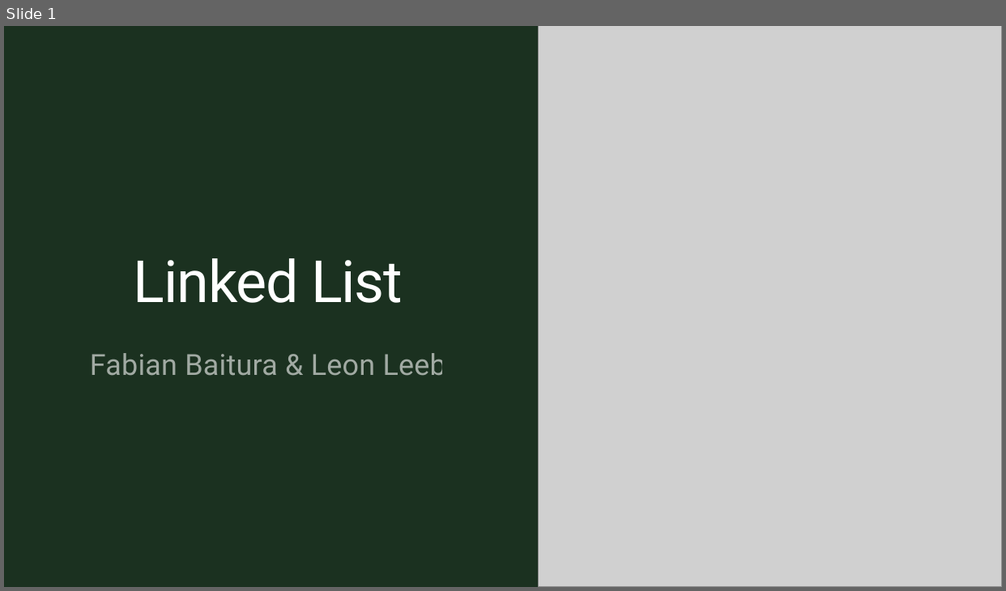
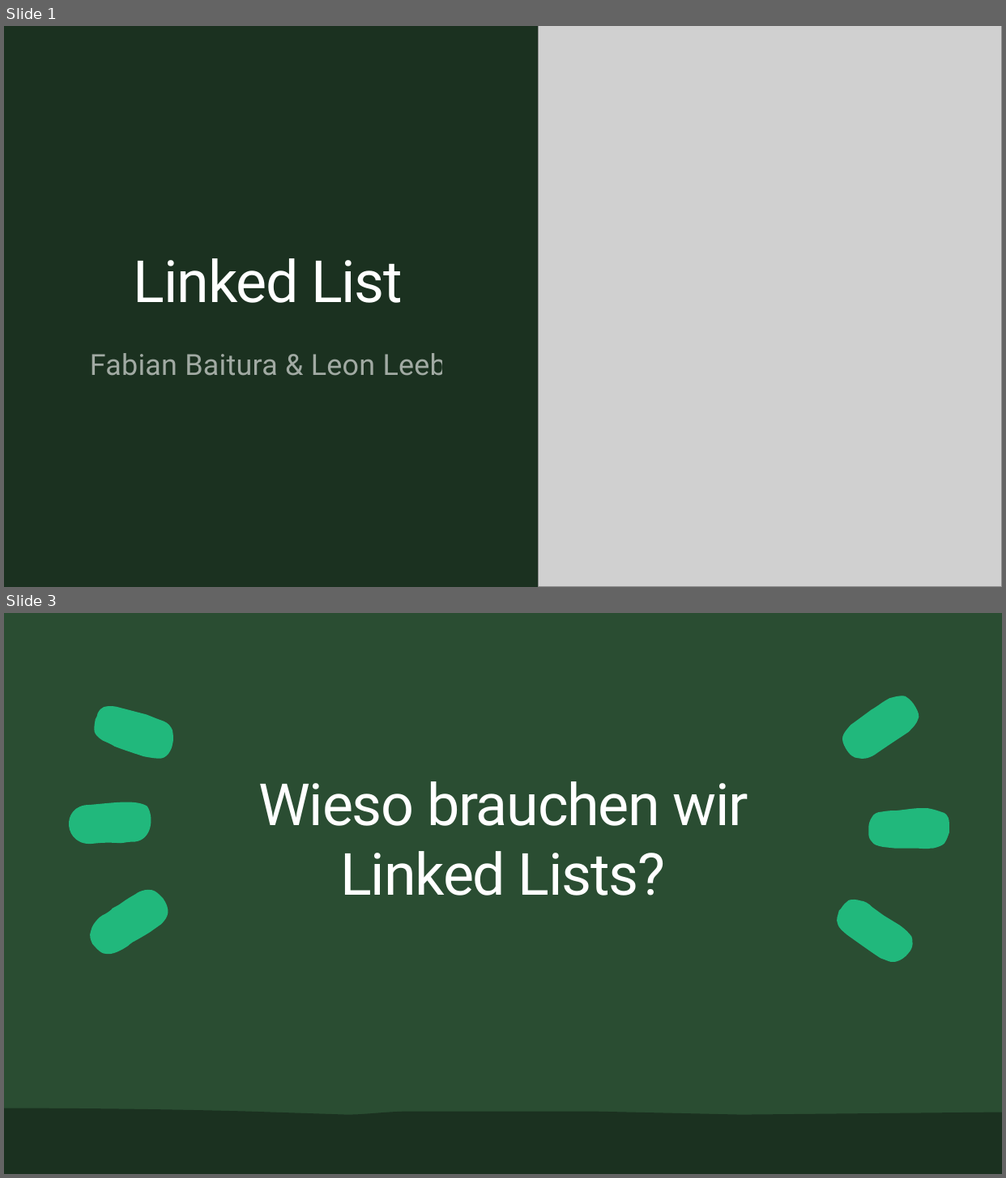
Before and after one commit to ByteWolf-dev/Baitura-Leeb-LinkedList-2022, a slide deck: Artifacts/Linked List.pptx. Shown one above the other, each under a label of ours: slide 1 before the commit, slides 1 and 3 after it; the slides between them are not shown. The pictures are 1006x591 and 1006x1178 pixels, drawn with LibreOffice and Linux fonts; fonts in the diff are those of the drawing; grey boxes stand for pictures. Boxes give left, top, right and bottom in pixels: in the first picture for what was removed or moved away, otherwise in the second. Text is boxed around its words. In the diff, an @@ line names an element or a change of style, - is before the commit and + after.

```diff
--- a/Artifacts/Linked List.pptx
+++ b/Artifacts/Linked List.pptx
@@ slide 3 added at bbox=[4, 613, 1002, 1174], background #1B3120 @@
@@ rectangle added at bbox=[4, 613, 1002, 1174], fill #2A4D32 @@
@@ title added at bbox=[258, 781, 748, 896], 56 pt, text #FFFFFF @@
+Wieso brauchen wir Linked Lists?
@@ group added at bbox=[52, 683, 949, 974]: 6 freeform shapes @@
@@ freeform shape added at bbox=[4, 1108, 1002, 1174], fill #1B3120 @@
```
Also in this commit, not shown: 1 other slide added.
